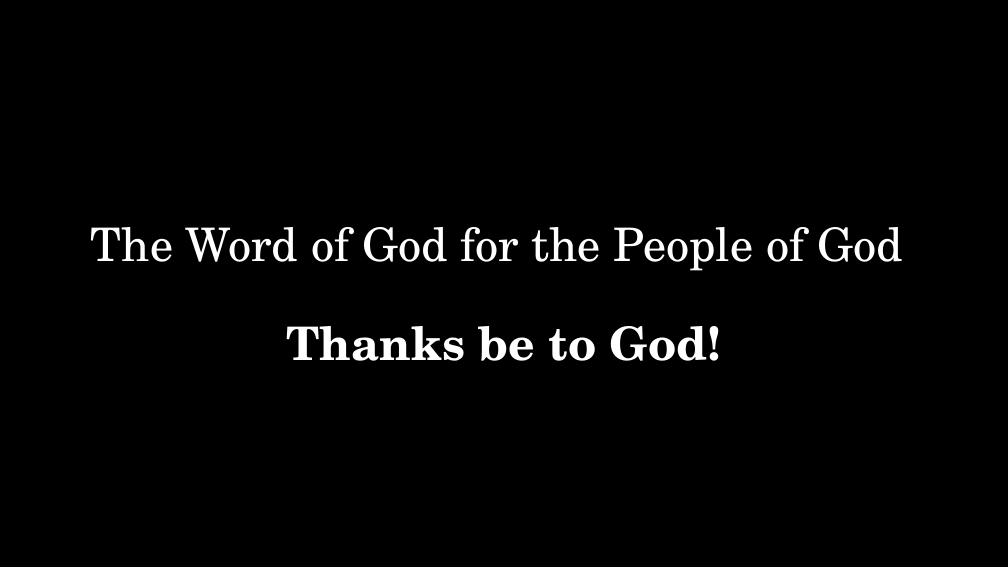
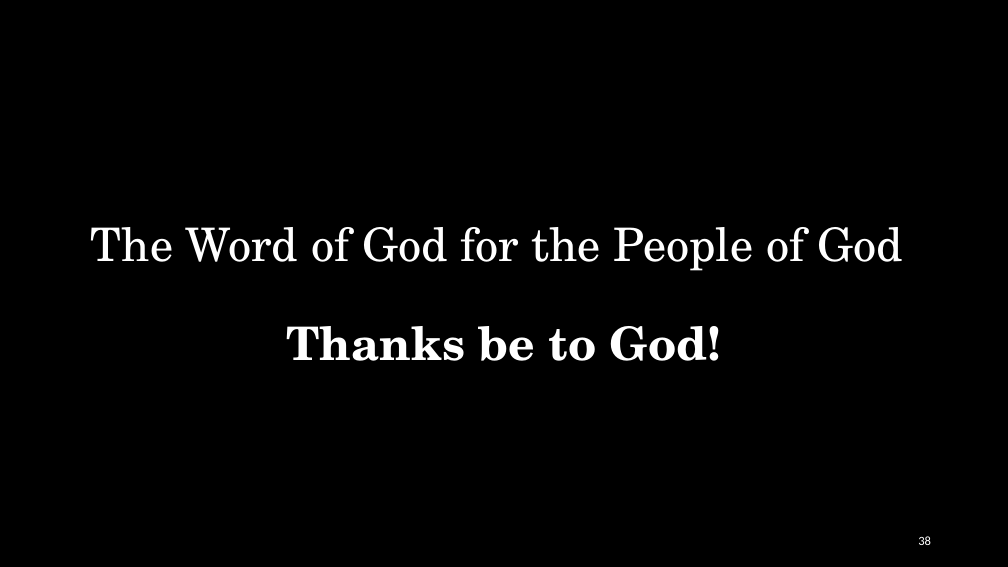
Before and after one commit to AustinoBlack/FUMC_ECOG, a slide deck: slide 38 of src/assets/test_slides.pptx. Drawn at 1008x567 pixels with LibreOffice and Linux fonts; fonts in the diff are those of the drawing. Boxes give left, top, right and bottom in pixels: in the first picture for what was removed or moved away, otherwise in the second. Text is boxed around its words. In the diff, an @@ line names an element or a change of style, - is before the commit and + after.

```diff
--- a/src/assets/test_slides.pptx
+++ b/src/assets/test_slides.pptx
@@ page number added at bbox=[918, 536, 931, 545], 12 pt, text #FFFFFF @@
+38
```
Also in this commit, not shown: 65 other slides changed, 41 slides removed, 5 other files.
